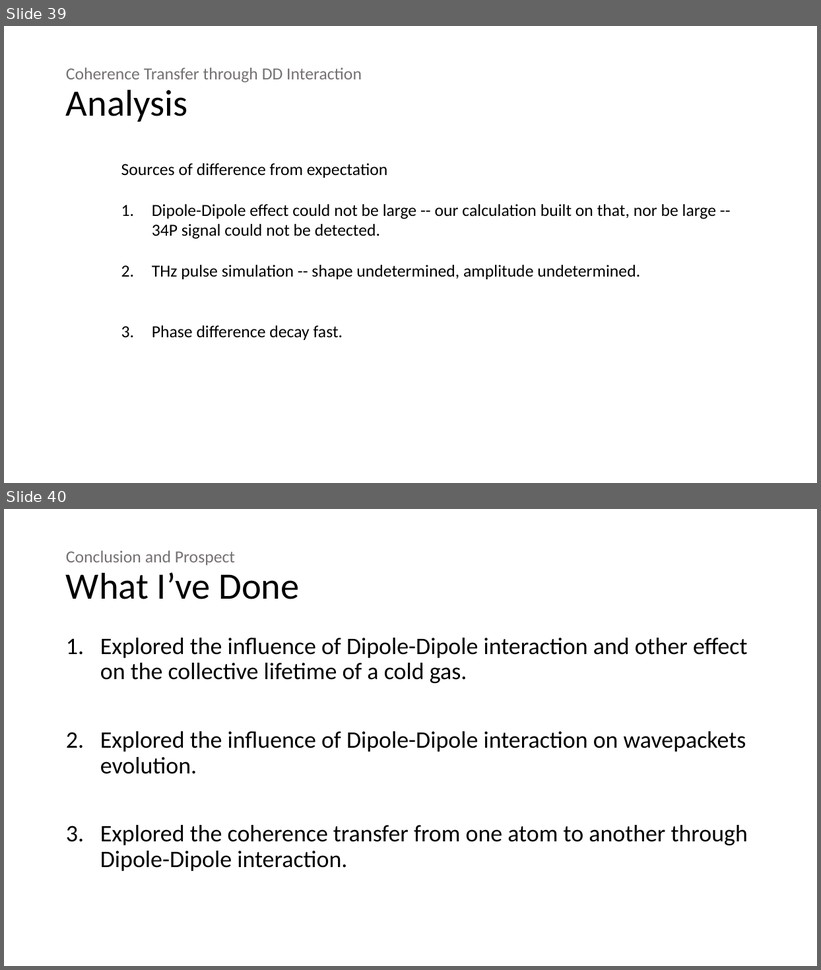
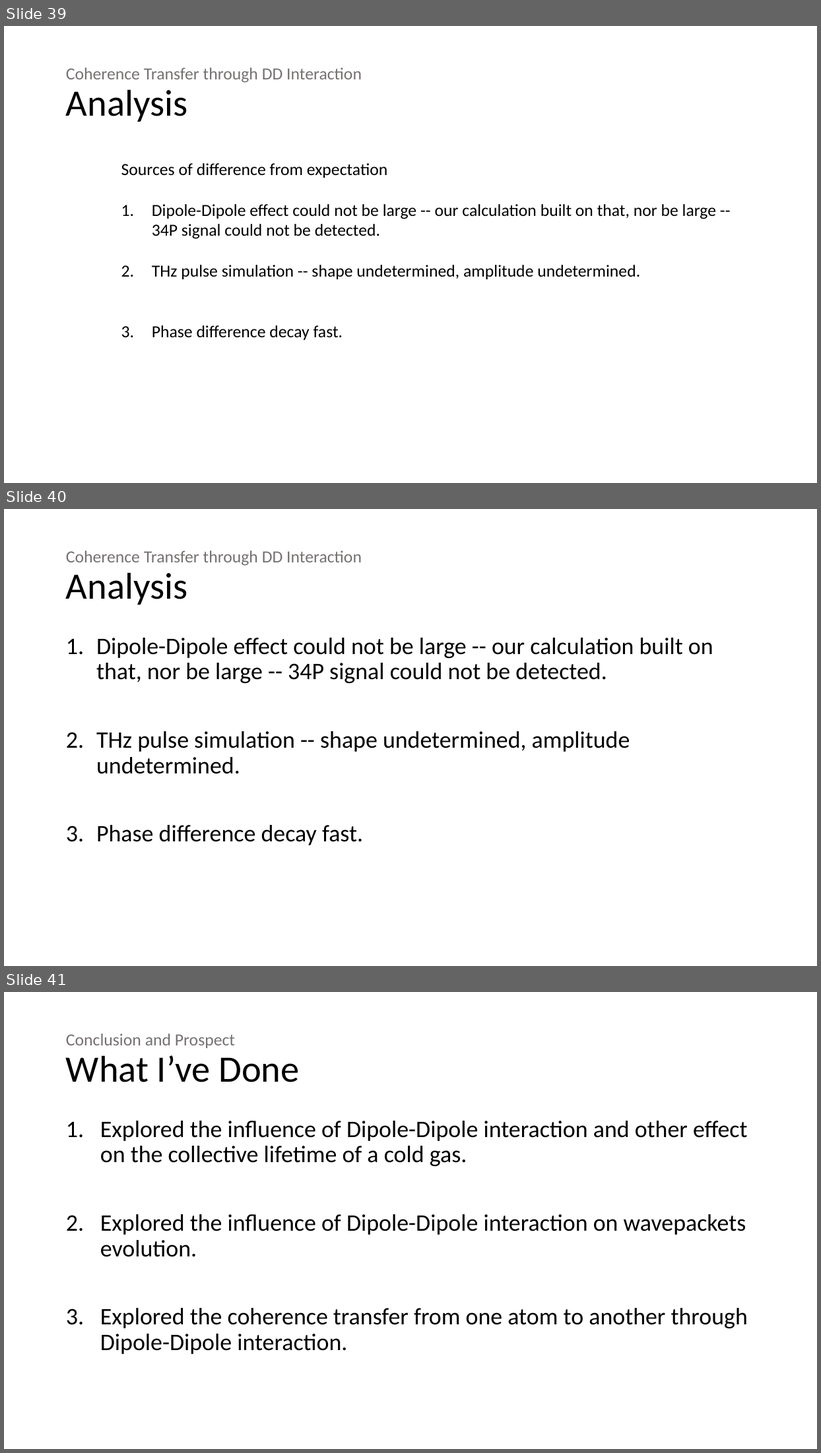
Before and after one commit to 545zhou/PHD-thesis, a slide deck: Presentation1.pptx. Shown one above the other, each under a label of ours: slides 39 and 40 before the commit, slides 39, 40 and 41 after it. The pictures are 821x970 and 821x1453 pixels, drawn with LibreOffice and Linux fonts; fonts in the diff are those of the drawing. Boxes give left, top, right and bottom in pixels: in the first picture for what was removed or moved away, otherwise in the second. Text is boxed around its words. In the diff, an @@ line names an element or a change of style, - is before the commit and + after.

```diff
--- a/Presentation1.pptx
+++ b/Presentation1.pptx
@@ slide 40 added at box(4, 509, 817, 966), background #FFFFFF @@
@@ title added at box(66, 551, 362, 605), 20 pt, text #767171 @@
+Coherence Transfer through DD Interaction
+Analysis
@@ text added at box(96, 638, 714, 846), 28 pt, text #000000 @@
+1. Dipole-Dipole effect could not be large -- our calculation built on that, nor be large -- 34P signal could not be detected.
+2. THz pulse simulation -- shape undetermined, amplitude undetermined.
+3. Phase difference decay fast.
@@ what was slide 40 is now slide 41 @@
```
Also in this commit, not shown: 8 slides changed, 11 other files.
